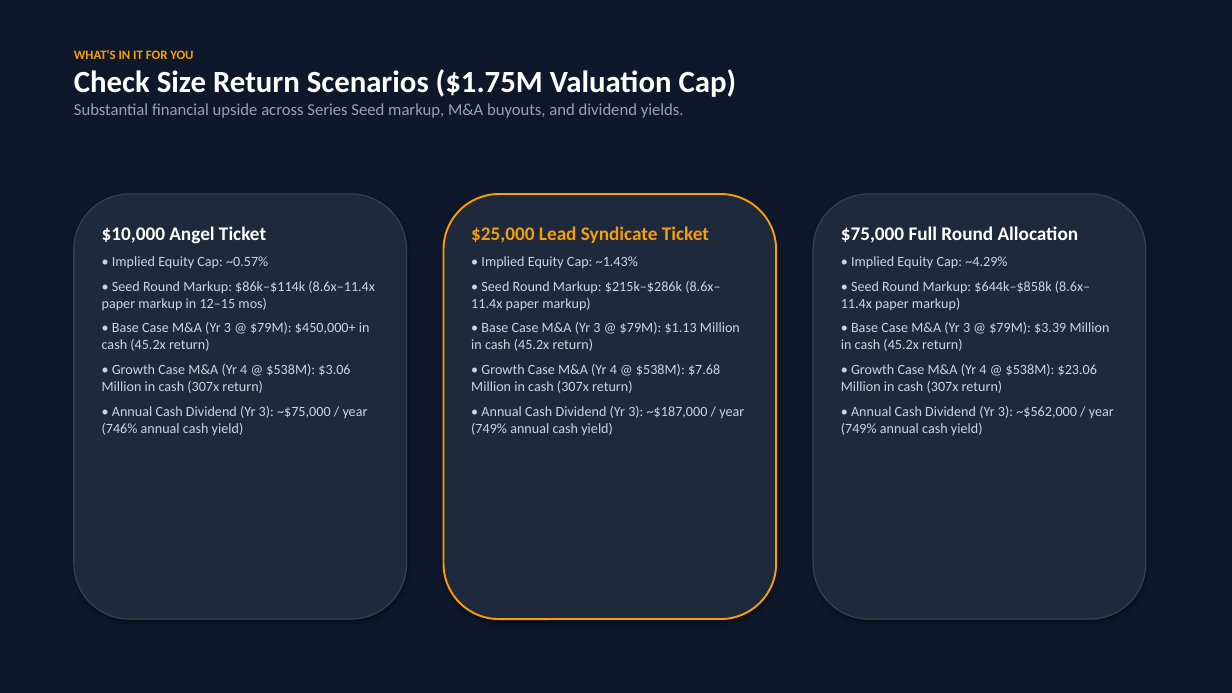
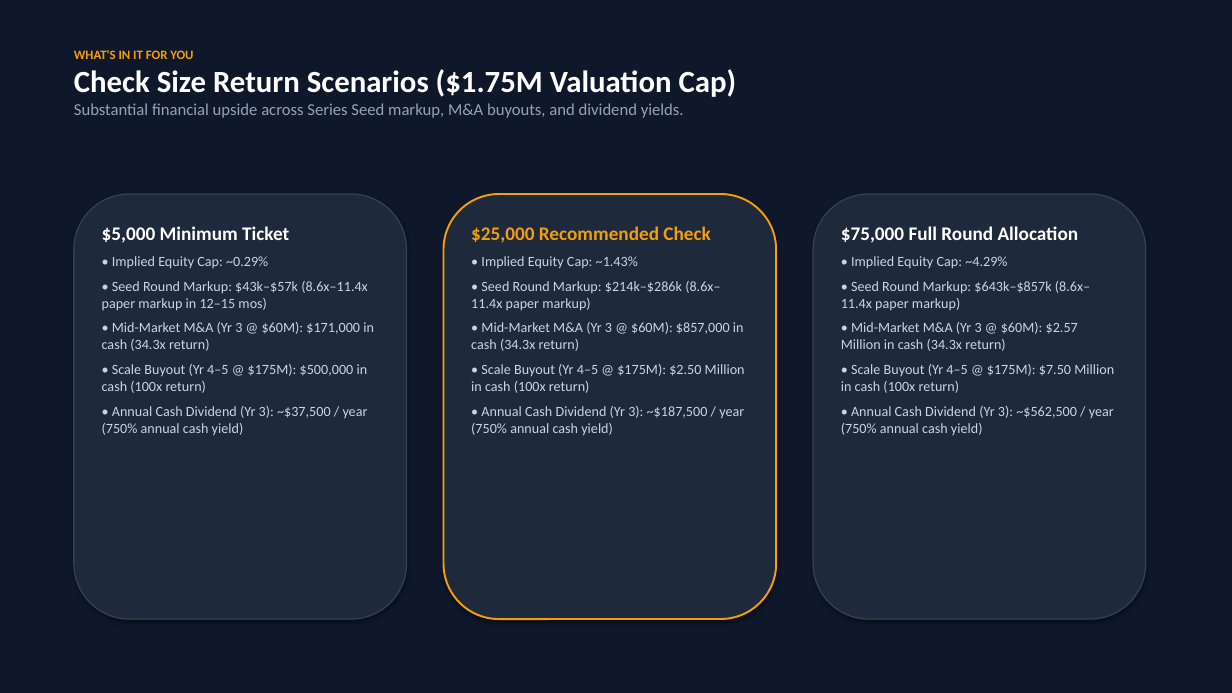
Before and after one commit to aiappsy/atlas-travel-club, a slide deck: slide 8 of public/docs/investors/ATLAS_Investor_Pitch_Deck.pptx. Drawn at 1232x693 pixels with LibreOffice and Linux fonts; fonts in the diff are those of the drawing. Boxes give left, top, right and bottom in pixels: in the first picture for what was removed or moved away, otherwise in the second. Text is boxed around its words. In the diff, an @@ line names an element or a change of style, - is before the commit and + after.

Commit message:
Lower minimum investment to $5,000 across portal, PDFs, and PPTX deck

```diff
--- a/public/docs/investors/ATLAS_Investor_Pitch_Deck.pptx
+++ b/public/docs/investors/ATLAS_Investor_Pitch_Deck.pptx
@@ text at (x1=102, y1=226, x2=374, y2=436): text changed @@
-$10,000 Angel Ticket
-• Implied Equity Cap: ~0.57%
-• Seed Round Markup: $86k–$114k (8.6x–11.4x paper markup in 12–15 mos)
-• Base Case M&A (Yr 3 @ $79M): $450,000+ in cash (45.2x return)
-• Growth Case M&A (Yr 4 @ $538M): $3.06 Million in cash (307x return)
-• Annual Cash Dividend (Yr 3): ~$75,000 / year (746% annual cash yield)
+$5,000 Minimum Ticket
+• Implied Equity Cap: ~0.29%
+• Seed Round Markup: $43k–$57k (8.6x–11.4x paper markup in 12–15 mos)
+• Mid-Market M&A (Yr 3 @ $60M): $171,000 in cash (34.3x return)
+• Scale Buyout (Yr 4–5 @ $175M): $500,000 in cash (100x return)
+• Annual Cash Dividend (Yr 3): ~$37,500 / year (750% annual cash yield)
@@ text at (x1=471, y1=226, x2=710, y2=243): text changed @@
-$25,000 Lead Syndicate Ticket
+$25,000 Recommended Check
@@ text at (x1=471, y1=281, x2=745, y2=436): text changed @@
-• Seed Round Markup: $215k–$286k (8.6x–11.4x paper markup)
-• Base Case M&A (Yr 3 @ $79M): $1.13 Million in cash (45.2x return)
-• Growth Case M&A (Yr 4 @ $538M): $7.68 Million in cash (307x return)
-• Annual Cash Dividend (Yr 3): ~$187,000 / year (749% annual cash yield)
+• Seed Round Markup: $214k–$286k (8.6x–11.4x paper markup)
+• Mid-Market M&A (Yr 3 @ $60M): $857,000 in cash (34.3x return)
+• Scale Buyout (Yr 4–5 @ $175M): $2.50 Million in cash (100x return)
+• Annual Cash Dividend (Yr 3): ~$187,500 / year (750% annual cash yield)
@@ text at (x1=841, y1=281, x2=1114, y2=435): text changed @@
-• Seed Round Markup: $644k–$858k (8.6x–11.4x paper markup)
-• Base Case M&A (Yr 3 @ $79M): $3.39 Million in cash (45.2x return)
-• Growth Case M&A (Yr 4 @ $538M): $23.06 Million in cash (307x return)
-• Annual Cash Dividend (Yr 3): ~$562,000 / year (749% annual cash yield)
+• Seed Round Markup: $643k–$857k (8.6x–11.4x paper markup)
+• Mid-Market M&A (Yr 3 @ $60M): $2.57 Million in cash (34.3x return)
+• Scale Buyout (Yr 4–5 @ $175M): $7.50 Million in cash (100x return)
+• Annual Cash Dividend (Yr 3): ~$562,500 / year (750% annual cash yield)
```
Also in this commit, not shown: 1 other slide changed, 8 other files.
